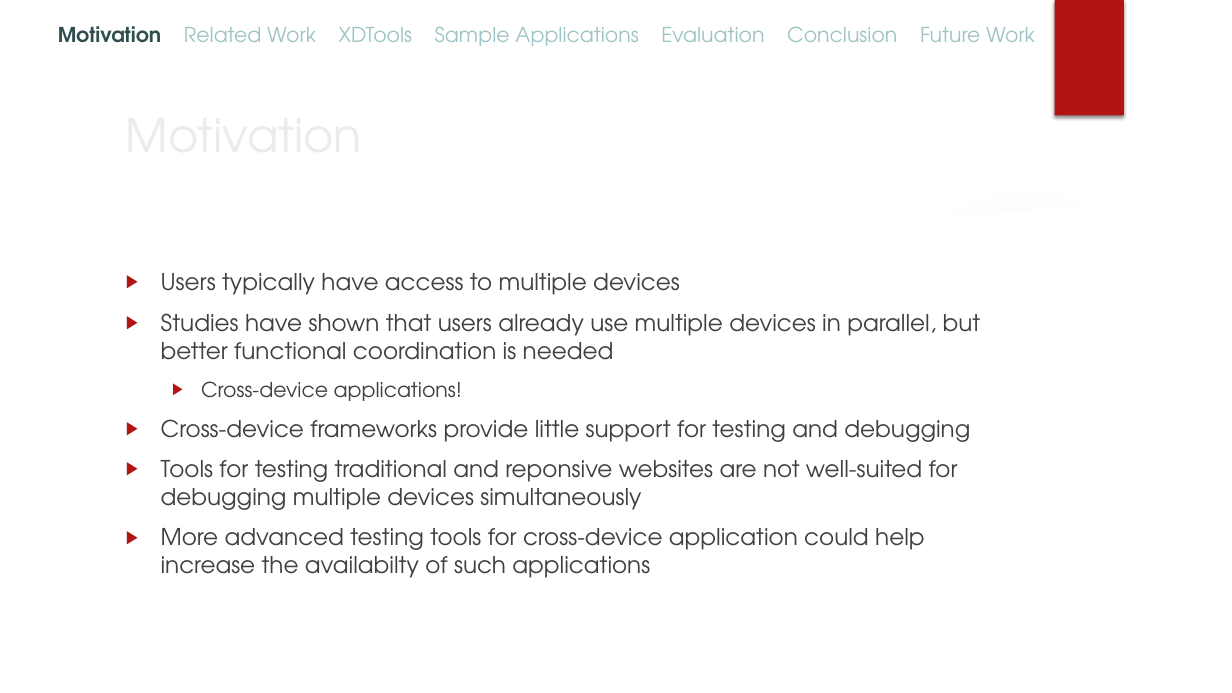
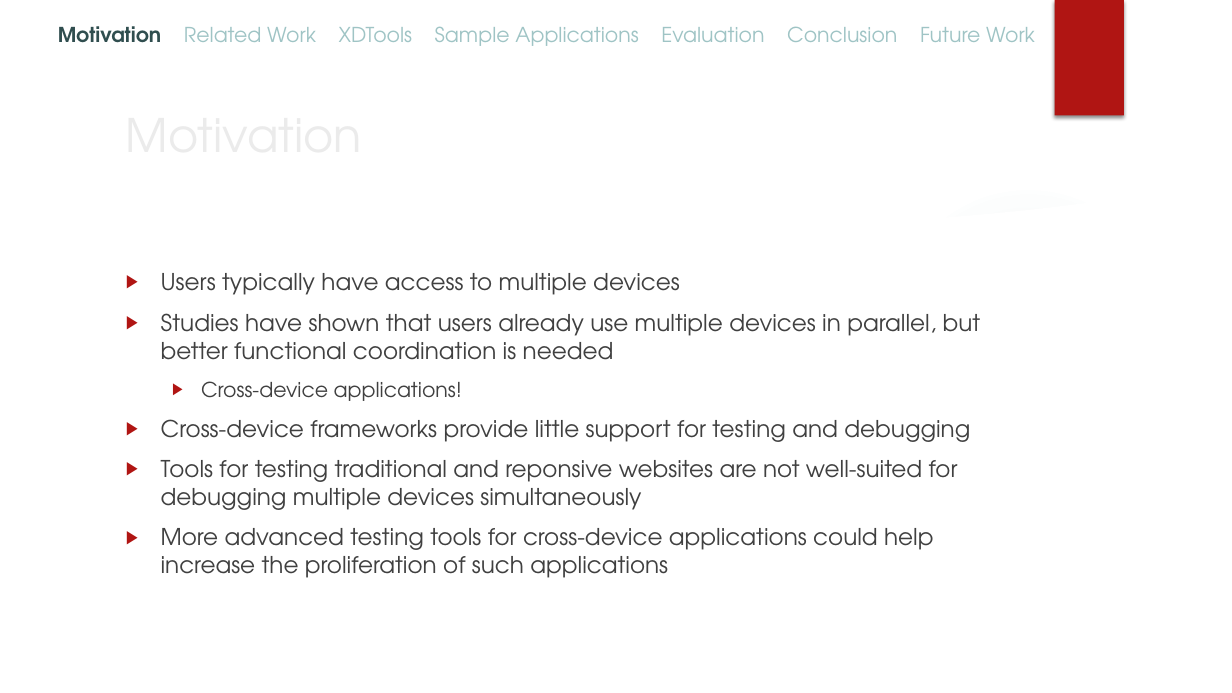
Before and after one commit to mhusm/XDTools, a slide deck: slide 3 of Presentations/Final/XDTools.pptx. Drawn at 1232x693 pixels with LibreOffice and Linux fonts; fonts in the diff are those of the drawing; background and template pictures are left out. Boxes give left, top, right and bottom in pixels: in the first picture for what was removed or moved away, otherwise in the second. Text is boxed around its words. In the diff, an @@ line names an element or a change of style, - is before the commit and + after.

```diff
--- a/Presentations/Final/XDTools.pptx
+++ b/Presentations/Final/XDTools.pptx
@@ text at bbox=[161, 528, 933, 578]: text changed @@
-▶ More advanced testing tools for cross-device application could help increase the availabilty of such applications
+▶ More advanced testing tools for cross-device applications could help increase the proliferation of such applications
```
Also in this commit, not shown: 16 other slides changed, 2 slides added.
